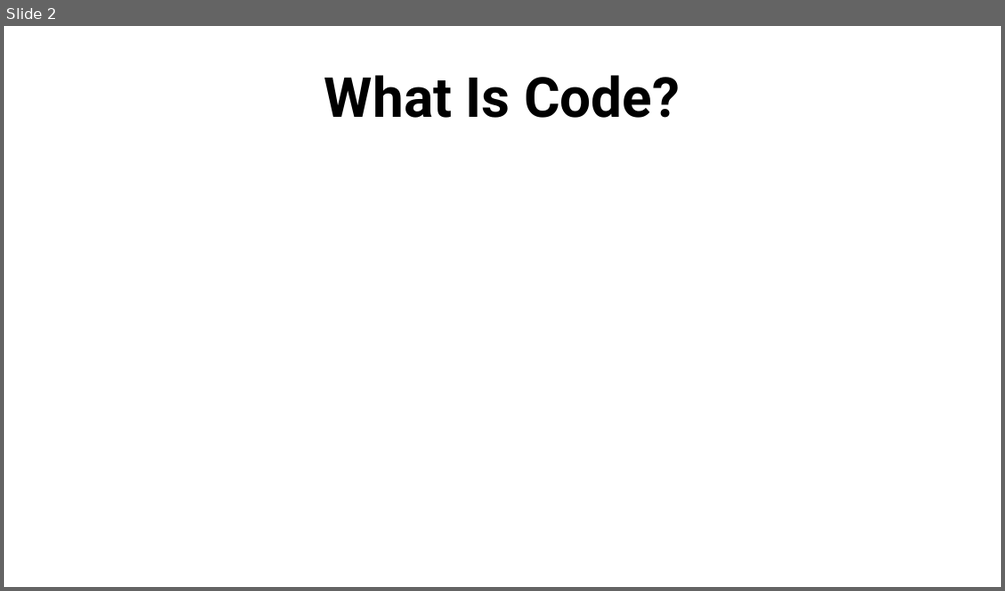
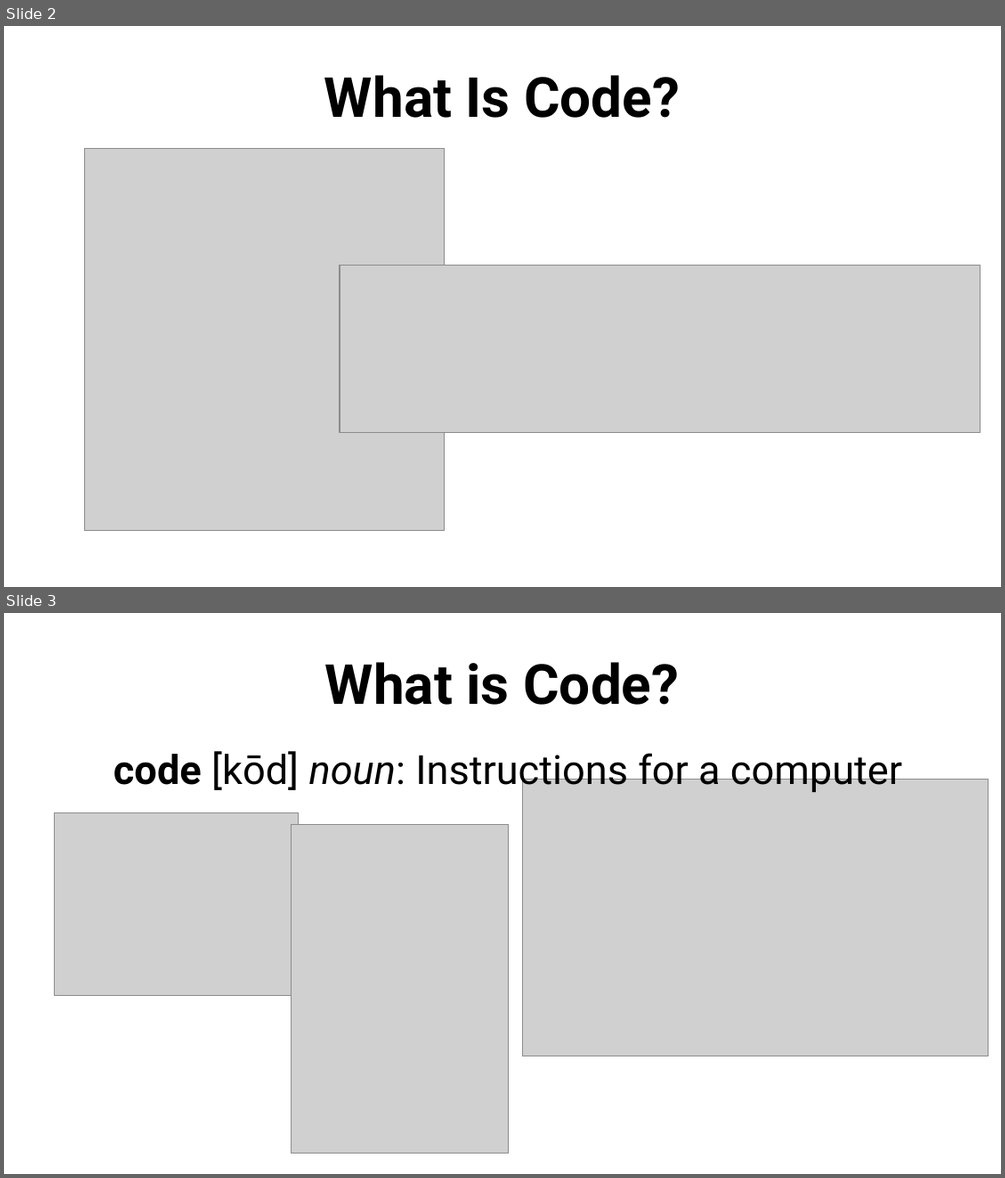
Before and after one commit to SlithyMatt/python-tutorial, a slide deck: lesson1/python101_lesson1_slides.odp. Shown one above the other, each under a label of ours: slide 2 before the commit, slides 2 and 3 after it. The pictures are 1005x591 and 1005x1178 pixels, drawn with LibreOffice and Linux fonts; fonts in the diff are those of the drawing; grey boxes stand for pictures. Boxes give left, top, right and bottom in pixels: in the first picture for what was removed or moved away, otherwise in the second. Text is boxed around its words. In the diff, an @@ line names an element or a change of style, - is before the commit and + after.

```diff
--- a/lesson1/python101_lesson1_slides.odp
+++ b/lesson1/python101_lesson1_slides.odp
@@ slide 3 added at box(4, 613, 1001, 1174), background #FFFFFF @@
@@ title added at box(325, 662, 679, 705), 44 pt, text #000000, bold @@
+What is Code?
@@ text added at box(113, 751, 902, 794), 32 pt, text #000000 @@
+code [kōd] noun: Instructions for a computer
@@ picture added at box(522, 779, 988, 1056) @@
@@ picture added at box(55, 813, 299, 996) @@
@@ picture added at box(291, 824, 509, 1153) @@
@@ slide 2 changed as well @@
@@ picture added at box(84, 148, 444, 531) @@
@@ picture added at box(340, 265, 980, 432) @@
```
Also in this commit, not shown: 1 other slide changed, 8 other slides added, 1 other file.
